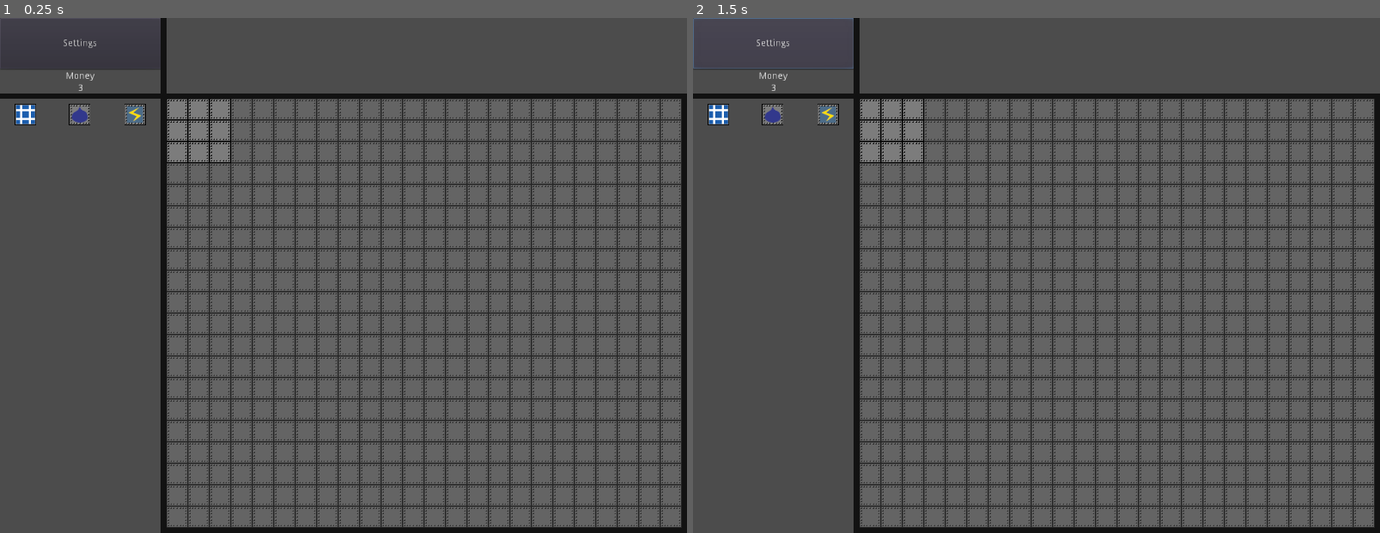
Above: before the commit, frames 1-2 (left to right).
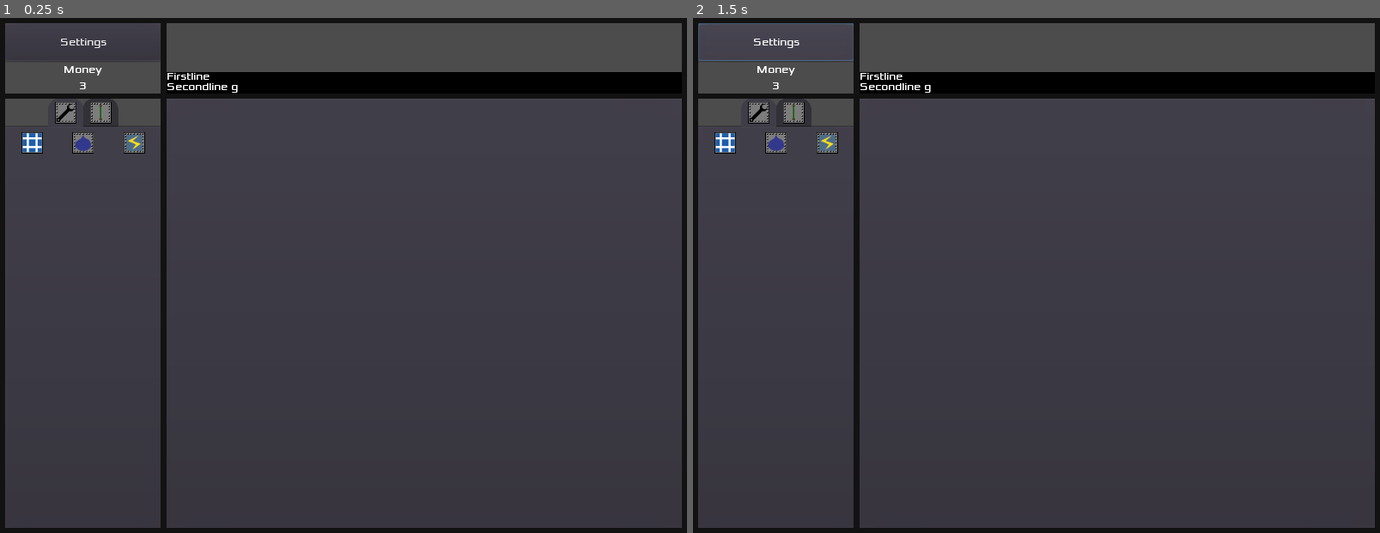
Above: after the commit, the same moments.

Repository: Marcuss2/openreactor
Game: Godot game, scene res://scenes/Main.tscn
Two runs of this game, one before a commit and one after it. Both use one fixed random seed, a clock stepped at 60 frames per second and the inputs below.
Inputs (mouse positions are in pixels of both pictures, inside the frame that each line leads up to):
- Up to frame 1 (0.25 s): no input
- Up to frame 2 (1.5 s): tap Enter at 0.5 s; move the mouse to (871, 110) at 0.52 s; click (871, 110) at 0.67 s; click "Settings" at 1.25 s

The runs differ from the first frame. In frame 1, 60% of the frame differs, in the area x 0-100%, y 0-100%; in frame 2, 61%.
Error after the commit: Attempt to call function 'init' in base 'null instance' on a null instance. (res://scenes/Main.gd:6)

Commit message:
Added tabbing to tiles and explanation textbox

Diff:
--- a/project.godot
+++ b/project.godot
@@ -29,6 +29,14 @@
 window/stretch/mode="2d"
 window/stretch/aspect="keep"
 
+[font]
+
+font=false
+
+[gui]
+
+theme/custom_font="res://fonts/xolonium/Xolonium.tres"
+
 [rendering]
 
 quality/driver/driver_name="GLES2"
--- a/scenes/Control.tscn
+++ b/scenes/Control.tscn
@@ -1,120 +1,185 @@
-[gd_scene load_steps=8 format=2]
+[gd_scene load_steps=13 format=2]
 
 [ext_resource path="res://scripts/Control.gd" type="Script" id=1]
 [ext_resource path="res://scripts/MoneyCount.gd" type="Script" id=2]
-[ext_resource path="res://scenes/TilePick.tscn" type="PackedScene" id=3]
-[ext_resource path="res://assets/solar.png" type="Texture" id=4]
-[ext_resource path="res://assets/water.png" type="Texture" id=5]
-[ext_resource path="res://assets/lowgen.png" type="Texture" id=6]
-[ext_resource path="res://assets/bar.png" type="Texture" id=7]
+[ext_resource path="res://styles/tab_fg.tres" type="StyleBox" id=3]
+[ext_resource path="res://styles/tab_bg.tres" type="StyleBox" id=4]
+[ext_resource path="res://scenes/TabContainer.gd" type="Script" id=5]
+[ext_resource path="res://assets/utility.png" type="Texture" id=6]
+[ext_resource path="res://assets/reactor_tile.png" type="Texture" id=7]
+[ext_resource path="res://scenes/TilePick.tscn" type="PackedScene" id=8]
+[ext_resource path="res://assets/solar.png" type="Texture" id=9]
+[ext_resource path="res://assets/water.png" type="Texture" id=10]
+[ext_resource path="res://assets/lowgen.png" type="Texture" id=11]
+[ext_resource path="res://assets/bar.png" type="Texture" id=12]
 
 [node name="UI" type="Control"]
 light_mask = 0
 anchor_right = 1.0
 anchor_bottom = 1.0
-margin_left = 0.397217
-margin_top = 0.323547
-margin_right = 0.397217
-margin_bottom = 0.323547
+margin_left = 0.268738
+margin_top = 0.452057
+margin_right = 0.268799
+margin_bottom = 0.452026
 mouse_filter = 1
 script = ExtResource( 1 )
 
 [node name="GeneralContainer" type="MarginContainer" parent="."]
+margin_left = 8.0
+margin_top = 8.0
 margin_right = 240.0
 margin_bottom = 112.0
 
 [node name="VBoxContainer" type="VBoxContainer" parent="GeneralContainer"]
-margin_right = 240.0
-margin_bottom = 112.0
+margin_right = 232.0
+margin_bottom = 104.0
 grow_vertical = 2
 
 [node name="Button" type="Button" parent="GeneralContainer/VBoxContainer"]
-margin_right = 240.0
-margin_bottom = 76.0
+margin_right = 232.0
+margin_bottom = 56.0
 size_flags_vertical = 3
 text = "Settings"
 
 [node name="MoneyLabel" type="Label" parent="GeneralContainer/VBoxContainer"]
-margin_top = 80.0
-margin_right = 240.0
-margin_bottom = 94.0
+margin_top = 60.0
+margin_right = 232.0
+margin_bottom = 80.0
 text = "Money"
 align = 1
 
 [node name="MoneyCount" type="Label" parent="GeneralContainer/VBoxContainer"]
-margin_top = 98.0
-margin_right = 240.0
-margin_bottom = 112.0
+margin_top = 84.0
+margin_right = 232.0
+margin_bottom = 104.0
 text = "$1000"
 align = 1
 script = ExtResource( 2 )
 
 [node name="TopContainer" type="MarginContainer" parent="."]
-margin_left = 240.0
-margin_right = 1024.0
-margin_bottom = 112.0
+margin_left = 248.0
+margin_top = 8.0
+margin_right = 1016.0
+margin_bottom = 96.0
 
-[node name="LeftContainer" type="MarginContainer" parent="."]
-margin_top = 128.0
+[node name="TabContainer" type="TabContainer" parent="."]
+margin_left = 8.0
+margin_top = 120.0
 margin_right = 240.0
-margin_bottom = 768.0
+margin_bottom = 760.0
+custom_styles/tab_fg = ExtResource( 3 )
+custom_styles/tab_bg = ExtResource( 4 )
+script = ExtResource( 5 )
+icons = [ ExtResource( 6 ), ExtResource( 7 ) ]
+
+[node name="ToolContainer" type="VBoxContainer" parent="TabContainer"]
+anchor_right = 1.0
+anchor_bottom = 1.0
+margin_left = 4.0
+margin_top = 38.0
+margin_right = -4.0
+margin_bottom = -4.0
 size_flags_horizontal = 13
 size_flags_vertical = 13
 
-[node name="VBoxContainer" type="VBoxContainer" parent="LeftContainer"]
-margin_right = 240.0
-margin_bottom = 640.0
+[node name="HBoxContainer" type="HBoxContainer" parent="TabContainer/ToolContainer"]
+margin_right = 224.0
+margin_bottom = 32.0
+alignment = 2
+
+[node name="TilePick" parent="TabContainer/ToolContainer/HBoxContainer" instance=ExtResource( 8 )]
+margin_right = 72.0
+id = 1
+texture = ExtResource( 9 )
+
+[node name="TilePick2" parent="TabContainer/ToolContainer/HBoxContainer" instance=ExtResource( 8 )]
+margin_left = 76.0
+margin_right = 148.0
+id = 2
+texture = ExtResource( 10 )
+
+[node name="TilePick3" parent="TabContainer/ToolContainer/HBoxContainer" instance=ExtResource( 8 )]
+margin_left = 152.0
+margin_right = 224.0
+id = 3
+texture = ExtResource( 11 )
+
+[node name="ReactorContainer" type="VBoxContainer" parent="TabContainer"]
+visible = false
+anchor_right = 1.0
+anchor_bottom = 1.0
+margin_left = 4.0
+margin_top = 38.0
+margin_right = -4.0
+margin_bottom = -4.0
 size_flags_horizontal = 13
 size_flags_vertical = 13
 
-[node name="HBoxContainer" type="HBoxContainer" parent="LeftContainer/VBoxContainer"]
-margin_right = 240.0
+[node name="HBoxContainer" type="HBoxContainer" parent="TabContainer/ReactorContainer"]
+margin_right = 224.0
 margin_bottom = 32.0
 alignment = 2
 
-[node name="TilePick" parent="LeftContainer/VBoxContainer/HBoxContainer" instance=ExtResource( 3 )]
-margin_right = 77.0
-id = 1
-texture = ExtResource( 4 )
-
-[node name="TilePick2" parent="LeftContainer/VBoxContainer/HBoxContainer" instance=ExtResource( 3 )]
-margin_left = 81.0
-margin_right = 158.0
-id = 2
-texture = ExtResource( 5 )
-
-[node name="TilePick3" parent="LeftContainer/VBoxContainer/HBoxContainer" instance=ExtResource( 3 )]
-margin_left = 162.0
-margin_right = 240.0
-id = 3
-texture = ExtResource( 6 )
+[node name="bar7" type="Sprite" parent="."]
+modulate = Color( 0, 0, 0, 1 )
+position = Vector2( 457.413, 96 )
+scale = Vector2( 24.0124, 16 )
+texture = ExtResource( 12 )
+offset = Vector2( 7.26241, 0 )
 
 [node name="bar" type="Sprite" parent="."]
 modulate = Color( 0.0705882, 0.0705882, 0.0705882, 1 )
-position = Vector2( 512, 116 )
+position = Vector2( 279.206, 116 )
 scale = Vector2( 32, 4 )
-texture = ExtResource( 7 )
+texture = ExtResource( 12 )
+offset = Vector2( 7.26241, 0 )
+
+[node name="bar5" type="Sprite" parent="."]
+modulate = Color( 0.0705882, 0.0705882, 0.0705882, 1 )
+position = Vector2( 279.206, 4 )
+scale = Vector2( 32, 4 )
+texture = ExtResource( 12 )
+offset = Vector2( 7.26241, 0 )
 
 [node name="bar3" type="Sprite" parent="."]
 modulate = Color( 0.0705882, 0.0705882, 0.0705882, 1 )
-position = Vector2( 632, 763.838 )
-scale = Vector2( 24.5, 3.83823 )
-texture = ExtResource( 7 )
+position = Vector2( 512, 763.838 )
+scale = Vector2( 32, 3.83823 )
+texture = ExtResource( 12 )
 
 [node name="bar2" type="Sprite" parent="."]
 modulate = Color( 0.0705882, 0.0705882, 0.0705882, 1 )
 position = Vector2( 244, 384 )
 rotation = 1.5708
 scale = Vector2( 24, 4 )
-texture = ExtResource( 7 )
+texture = ExtResource( 12 )
+
+[node name="bar6" type="Sprite" parent="."]
+modulate = Color( 0.0705882, 0.0705882, 0.0705882, 1 )
+position = Vector2( 4, 384 )
+rotation = 1.57079
+scale = Vector2( 24, 4 )
+texture = ExtResource( 12 )
 
 [node name="bar4" type="Sprite" parent="."]
 modulate = Color( 0.0705882, 0.0705882, 0.0705882, 1 )
-position = Vector2( 1020, 440 )
+position = Vector2( 1020, 383.992 )
 rotation = 1.5708
-scale = Vector2( 20.4988, 4 )
-texture = ExtResource( 7 )
+scale = Vector2( 23.9993, 4 )
+texture = ExtResource( 12 )
+
+[node name="HoverLabel" type="RichTextLabel" parent="." groups=[
+"hover_label",
+]]
+margin_left = 248.0
+margin_top = 77.0
+margin_right = 1016.0
+margin_bottom = 112.0
+custom_constants/line_separation = -4
+text = "Firstline
+Secondline g"
+scroll_active = false
 [connection signal="pressed" from="GeneralContainer/VBoxContainer/Button" to="." method="_on_Settings_Button_pressed"]
-[connection signal="clicked" from="LeftContainer/VBoxContainer/HBoxContainer/TilePick" to="." method="_on_Tile_Button_pressed"]
-[connection signal="clicked" from="LeftContainer/VBoxContainer/HBoxContainer/TilePick2" to="." method="_on_Tile_Button_pressed"]
-[connection signal="clicked" from="LeftContainer/VBoxContainer/HBoxContainer/TilePick3" to="." method="_on_Tile_Button_pressed"]
+[connection signal="clicked" from="TabContainer/ToolContainer/HBoxContainer/TilePick" to="." method="_on_Tile_Button_pressed"]
+[connection signal="clicked" from="TabContainer/ToolContainer/HBoxContainer/TilePick2" to="." method="_on_Tile_Button_pressed"]
+[connection signal="clicked" from="TabContainer/ToolContainer/HBoxContainer/TilePick3" to="." method="_on_Tile_Button_pressed"]
--- a/scenes/Main.tscn
+++ b/scenes/Main.tscn
@@ -1,17 +1,24 @@
 [gd_scene load_steps=4 format=2]
 
 [ext_resource path="res://scenes/Main.gd" type="Script" id=1]
-[ext_resource path="res://scenes/Control.tscn" type="PackedScene" id=2]
-[ext_resource path="res://scenes/TileArea.tscn" type="PackedScene" id=3]
+[ext_resource path="res://scenes/TileArea.tscn" type="PackedScene" id=2]
+[ext_resource path="res://scenes/Control.tscn" type="PackedScene" id=3]
 
 [node name="Main" type="Node"]
 script = ExtResource( 1 )
 
-[node name="Control" parent="." instance=ExtResource( 2 )]
+[node name="TabContainer" type="TabContainer" parent="."]
+margin_left = 248.0
+margin_top = 120.0
+margin_right = 1016.0
+margin_bottom = 760.0
 mouse_filter = 2
+tabs_visible = false
 
-[node name="TileArea" parent="." instance=ExtResource( 3 )]
-position = Vector2( 248, 120 )
+[node name="TileArea" parent="TabContainer" instance=ExtResource( 2 )]
+
+[node name="Control" parent="." instance=ExtResource( 3 )]
+mouse_filter = 2
 
 [node name="Timer" type="Timer" parent="."]
 wait_time = 30.0
--- /dev/null
+++ b/scenes/TabContainer.gd
@@ -0,0 +1,10 @@
+extends TabContainer
+
+
+export var icons = []
+
+
+func _ready():
+	for i in range(get_tab_count()):
+		set_tab_title(i, "")
+		set_tab_icon(i, icons[i])
--- a/scenes/Tiles/PowerTile.tscn
+++ b/scenes/Tiles/PowerTile.tscn
@@ -16,7 +16,7 @@
 extents = Vector2( 16, 16 )
 
 [node name="PowerTile" type="Area2D" groups=[
-"Tiles",
+"tiles",
 "persist_2",
 ]]
 script = ExtResource( 1 )
@@ -25,6 +25,7 @@
 }
 id = 2
 cost = 1.0
+hover_text = "Simple power plant. Takes heat and water and converts them into power."
 
 [node name="AnimatedSprite" type="AnimatedSprite" parent="."]
 frames = SubResource( 1 )
@@ -51,4 +52,6 @@
 [node name="CollisionShape2D" type="CollisionShape2D" parent="."]
 shape = SubResource( 2 )
 [connection signal="input_event" from="." to="." method="_on_Tile_input_event"]
+[connection signal="mouse_entered" from="." to="." method="_on_Tile_mouse_entered"]
+[connection signal="mouse_exited" from="." to="." method="_on_Tile_mouse_exited"]
 [connection signal="critical_over_capacity" from="AnimatedSprite/Bars/Heat" to="." method="explode"]
--- a/scenes/Tiles/SolarTile.tscn
+++ b/scenes/Tiles/SolarTile.tscn
@@ -15,7 +15,7 @@
 extents = Vector2( 16, 16 )
 
 [node name="SolarTile" type="Area2D" groups=[
-"Tiles",
+"tiles",
 "persist_2",
 ]]
 script = ExtResource( 1 )
@@ -24,6 +24,7 @@
 }
 id = 1
 cost = 1.0
+hover_text = "Solar tile. Generates heat and puts it into surrounding tiles, cannot cause an explosion."
 
 [node name="AnimatedSprite" type="AnimatedSprite" parent="."]
 frames = SubResource( 1 )
@@ -40,3 +41,5 @@
 [node name="CollisionShape2D" type="CollisionShape2D" parent="."]
 shape = SubResource( 2 )
 [connection signal="input_event" from="." to="." method="_on_Tile_input_event"]
+[connection signal="mouse_entered" from="." to="." method="_on_Tile_mouse_entered"]
+[connection signal="mouse_exited" from="." to="." method="_on_Tile_mouse_exited"]
--- a/scenes/Tiles/Tile.tscn
+++ b/scenes/Tiles/Tile.tscn
@@ -15,7 +15,7 @@
 extents = Vector2( 16, 16 )
 
 [node name="Tile" type="Area2D" groups=[
-"Tiles",
+"tiles",
 "persist_2",
 ]]
 script = ExtResource( 1 )
@@ -38,3 +38,5 @@
 [node name="CollisionShape2D" type="CollisionShape2D" parent="."]
 shape = SubResource( 2 )
 [connection signal="input_event" from="." to="." method="_on_Tile_input_event"]
+[connection signal="mouse_entered" from="." to="." method="_on_Tile_mouse_entered"]
+[connection signal="mouse_exited" from="." to="." method="_on_Tile_mouse_exited"]
--- a/scenes/Tiles/WaterTile.tscn
+++ b/scenes/Tiles/WaterTile.tscn
@@ -15,7 +15,7 @@
 extents = Vector2( 16, 16 )
 
 [node name="WaterTile" type="Area2D" groups=[
-"Tiles",
+"tiles",
 "persist_2",
 ]]
 script = ExtResource( 1 )
@@ -24,6 +24,7 @@
 }
 id = 3
 cost = 1.0
+hover_text = "Water pump. Generates water and puts it into surrounding tiles."
 
 [node name="AnimatedSprite" type="AnimatedSprite" parent="."]
 frames = SubResource( 1 )
@@ -40,3 +41,5 @@
 [node name="CollisionShape2D" type="CollisionShape2D" parent="."]
 shape = SubResource( 2 )
 [connection signal="input_event" from="." to="." method="_on_Tile_input_event"]
+[connection signal="mouse_entered" from="." to="." method="_on_Tile_mouse_entered"]
+[connection signal="mouse_exited" from="." to="." method="_on_Tile_mouse_exited"]
--- a/scripts/Entity.gd
+++ b/scripts/Entity.gd
@@ -21,6 +21,13 @@
 	amount = amount if amount <= capacity else capacity
 
 
+func get_hover_text():
+	if is_inside_tree():
+		return name + ": " + str(amount) + "/" + str(capacity)
+	else:
+		return name + " capacity: " + str(capacity)
+
+
 func save():
 	var save_dict = {
 		"filename" : get_filename(),
--- a/scripts/Global.gd
+++ b/scripts/Global.gd
@@ -1,4 +1,5 @@
 extends Node
+
 
 export var cost = []
 export var tile_resource = []
@@ -6,6 +7,17 @@
 
 
 var magnitudes = ["", "k", "M", "G", "T", "P", "E", "Z", "Y"]
+
+
+func hovered(id):
+	var temporary_tile = tile_resource[id].instance()
+	set_upgrades(temporary_tile)
+	set_text_hover_label(temporary_tile.get_hover_text())
+	temporary_tile.queue_free()
+
+
+func set_upgrades(tile):
+	return tile
 
 
 func get_money_string():
@@ -21,6 +33,11 @@
 	return tile_resource[id].instance()
 
 
+func set_text_hover_label(text):
+	for i in get_tree().get_nodes_in_group("hover_label"):
+		i.call("set_text", text)
+
+
 func save_globals(save_game):
 	var save_dict = {
 		"money" : money
@@ -28,9 +45,7 @@
 	save_game.store_line(to_json(save_dict))
 
 
-func save_game():
-	var save_game = File.new()
-	save_game.open_compressed("user://newsavegame.save", File.WRITE, File.COMPRESSION_ZSTD)
+func save_serialization(save_game):
 	save_globals(save_game)
 	var save_nodes = get_tree().get_nodes_in_group("persist_1")
 	for i in save_nodes:
@@ -44,6 +59,12 @@
 	for i in save_nodes:
 		var node_data = i.call("save")
 		save_game.store_line(to_json(node_data))
+
+
+func save_game():
+	var save_game = File.new()
+	save_game.open_compressed("user://newsavegame.save", File.WRITE, File.COMPRESSION_ZSTD)
+	save_serialization(save_game)
 	save_game.close()
 	var dir = Directory.new()
 	if dir.file_exists("user://savegame.save"):
--- a/scripts/PowerTile.gd
+++ b/scripts/PowerTile.gd
@@ -23,3 +23,9 @@
 	var save_dict = .save()
 	save_dict["power_gen"] = power_gen
 	return save_dict
+
+
+func get_hover_text():
+	var text = hover_text + "\nPower generation: " + str(power_gen) + " "
+	text += $AnimatedSprite/Bars/Heat.get_hover_text() + " " + $AnimatedSprite/Bars/Water.get_hover_text()
+	return text
--- a/scripts/SolarTile.gd
+++ b/scripts/SolarTile.gd
@@ -16,3 +16,7 @@
 	var save_dict = .save()
 	save_dict["heat_gen"] = heat_gen
 	return save_dict
+
+
+func get_hover_text():
+	return hover_text + "\nHeat generation: " + str(heat_gen)
--- a/scripts/Tile.gd
+++ b/scripts/Tile.gd
@@ -12,9 +12,16 @@
 var x_indice = 0
 var y_indice = 0
 
+var mouse_in = false
+
+export var hover_text = "An empty tile"
 
 func tile_logic(tiles):
 	pass
+
+
+func get_hover_text():
+	return hover_text
 
 
 func _ready():
@@ -47,6 +54,8 @@
 		$AnimatedSprite.modulate = Color(1, 1, 1, 1)
 	else:
 		$AnimatedSprite.modulate = Color(1, 1, 1, 0.5)
+	if mouse_in:
+		Global.set_text_hover_label(get_hover_text())
 
 
 func get_entities_from_tiles(entity, tiles):
@@ -91,3 +100,9 @@
 		if event.button_index == BUTTON_RIGHT and event.pressed:
 			Global.money += get_sell_cost()
 			emit_signal("clear", x_indice, y_indice)
+
+
+func _on_Tile_mouse_entered():
+	for i in get_tree().get_nodes_in_group("tiles"):
+		i.mouse_in = false
+	mouse_in = true
--- a/scripts/TilePick.gd
+++ b/scripts/TilePick.gd
@@ -4,8 +4,8 @@
 
 export var id = 0
 export (Texture) var texture
-export var selected = Color(0.5, 0.5, 1)
-export var unavaiable = Color(1, 1, 1, 0.5)
+export var selected = Color(0.7, 0.7, 1)
+export var unavaiable = Color(0.7, 0.7, 0.7, 0.5)
 
 var is_selected = false
 var cost = 1.0
@@ -18,6 +18,10 @@
 	if event is InputEventMouseButton:
 		if event.button_index == BUTTON_LEFT and event.pressed and !is_selected:
 			emit_signal("clicked", id)
+	if event is InputEventMouseMotion:
+		for i in get_tree().get_nodes_in_group("tiles"):
+			i.mouse_in = false
+		Global.hovered(id)
 
 
 func reset_select(id):
--- a/scripts/WaterTile.gd
+++ b/scripts/WaterTile.gd
@@ -16,3 +16,7 @@
 	var save_dict = .save()
 	save_dict["water_gen"] = water_gen
 	return save_dict
+
+
+func get_hover_text():
+	return hover_text + "\nWater generation: " + str(water_gen)
--- /dev/null
+++ b/styles/tab_bg.tres
@@ -0,0 +1,10 @@
+[gd_resource type="StyleBoxFlat" format=2]
+
+[resource]
+bg_color = Color( 0.196078, 0.192157, 0.215686, 1 )
+border_width_left = 10
+border_width_right = 10
+border_color = Color( 0.196078, 0.192157, 0.215686, 1 )
+border_blend = true
+corner_radius_top_left = 15
+corner_radius_top_right = 15
--- /dev/null
+++ b/styles/tab_fg.tres
@@ -0,0 +1,10 @@
+[gd_resource type="StyleBoxFlat" format=2]
+
+[resource]
+bg_color = Color( 0.247059, 0.239216, 0.278431, 1 )
+border_width_left = 10
+border_width_right = 10
+border_color = Color( 0.247059, 0.239216, 0.278431, 1 )
+border_blend = true
+corner_radius_top_left = 15
+corner_radius_top_right = 15
Binary file added: assets/reactor_tile.png
Not shown, added: assets/reactor_tile.png.import
Binary file added: assets/utility.png
Not shown, added: assets/utility.png.import
